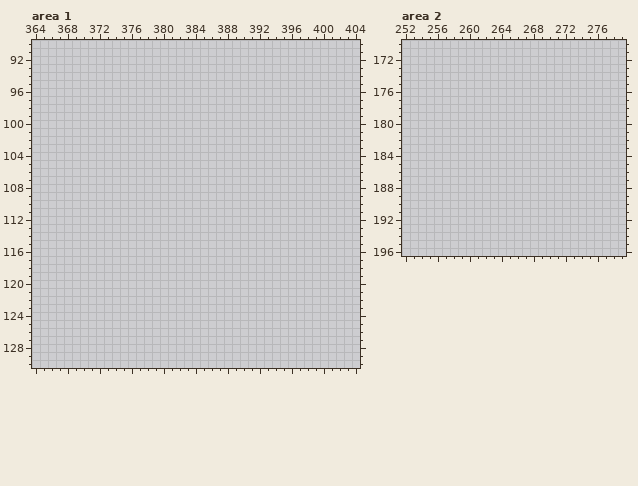
File history of a pixel-art file, src/main/resources/assets/steamporium/textures/sheet.aseprite. Above, as it was before the edit.
512x512 pixels, 1 frame. Colours within 5 levels of each other are drawn and written as one. Shown: area 1: x 364..404, y 90..130; area 2: x 252..279, y 170..196.
The same view after the edit:
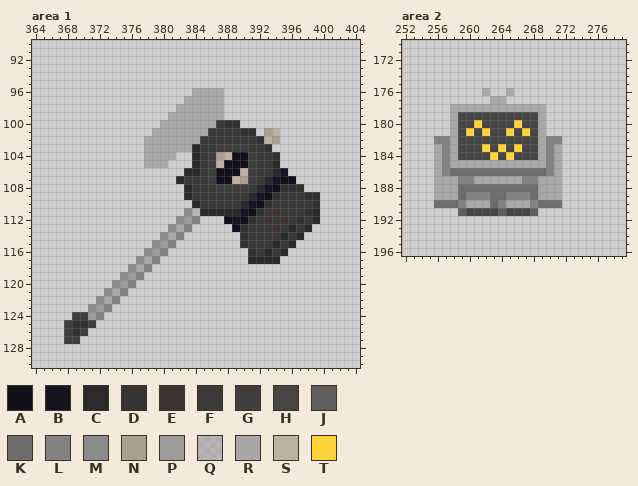
Palette (. is transparent): A #101018  B #14141f  C #2a2a2a  D #333333  E #3c3232  F #393939  G #3f3d3d  H #474444  J #5e5e5e  K #6d6d6d  L #828282  M #8b8b8b  N #a5a090  P #9c9c9c  Q #9d9d9d7f  R #a8a8a8  S #b8b3a3  T #ffd33c
Diff:
layer "Layer 1" added
layer "robot?" added
layer "Layer 2" added
Area 1, layers "Layer 2", "Layer 1":
y 96: x 384..387 .... -> RRRR
y 97: x 383..387 ..... -> RRRRR
y 98: x 382..387 ...... -> RRRRRR
y 99: x 381..387 ....... -> RRRRRRR
y 100: x 380..389 .......... -> RRRRRRRFDD
y 101: x 379..391 ............. -> RRRRRRRFFFFDD; x 393..394 .. -> NS
y 102: x 378..394 ................. -> RRRRRRRFFFFFFFDSN
y 103: x 378..393 ................ -> RRRRRRCFFGGGGFFD
y 104: x 378..381 .... -> RRRR; x 384..394 ........... -> CFGNSAAGFFD
y 105: x 378..380 ... -> RRR; x 384..394 ........... -> CFGSAAAGFFC
y 106: x 383..395 ............. -> CCFGAAASGFFCB
y 107: x 382..396 ............... -> CFFFGAASNGFCBAA
y 108: x 383..397 ............... -> CFFFGGGGFCBADDD
y 109: x 383..399 ................. -> CFFFFFFFCBADFFFDD
y 110: x 384..399 ................ -> CFFFFFCBADFFFFFD
y 111: x 383..399 ................. -> MQCCCCCBADFEFFFDC
y 112: x 382..384 ... -> MPL; x 388..399 ............ -> ABADFEFEFDFC
y 113: x 381..383 ... -> MRL; x 389..398 .......... -> ADFFFEFCFC
y 114: x 380..382 ... -> MRL; x 390..397 ........ -> DFFFFCFC
y 115: x 379..381 ... -> MPL; x 390..396 ....... -> DFFFCFC
y 116: x 378..380 ... -> MPL; x 391..395 ..... -> DFCFC
y 117: x 377..379 ... -> MRL; x 391..394 .... -> CCCC
y 118: x 376..378 ... -> MRL
y 119: x 375..377 ... -> MPL
y 120: x 374..376 ... -> MPL
y 121: x 373..375 ... -> MRL
y 122: x 372..374 ... -> MRL
y 123: x 371..373 ... -> MPL
y 124: x 369..372 .... -> GGPL
y 125: x 368..371 .... -> GDDG
y 126: x 368..370 ... -> GDG
y 127: x 368..369 .. -> GG
Area 2, layer "robot?":
y 176: x 262 . -> R; x 265 . -> R
y 177: x 263..264 .. -> RR
y 178: x 258..269 ............ -> RRRRRRRRRRRR
y 179: x 258..269 ............ -> RHHHHHHHHHHR
y 180: x 258..269 ............ -> RHHTHHHHTHHR
y 181: x 258..269 ............ -> RHTHTHHTHTHR
y 182: x 256..271 ................ -> LLRHHHHHHHHHHRLL
y 183: x 256..271 ................ -> RLRHHHTHTHTHHRLR
y 184: x 256..271 ................ -> RLRHHHHTHTHHHRLR
y 185: x 256..271 ................ -> RLRRRRRRRRRRRRLR
y 186: x 256..271 ................ -> RLKKKKKKKKKKKKLR
y 187: x 256..271 ................ -> RRRLLRRRRRRLLRRR
y 188: x 256..271 ................ -> RRRKKKKKKKKKKRRR
y 189: x 256..271 ................ -> RRRKLLLKKLLLKRRR
y 190: x 256..271 ................ -> KKKLRRRKLRRRLKKK
y 191: x 259..268 .......... -> JHHHHJHHHJ
Where, in picture pixels (left, top, right, bottom), the same in both pictures:
added: (64, 88, 320, 344)
added: (434, 88, 562, 216)
